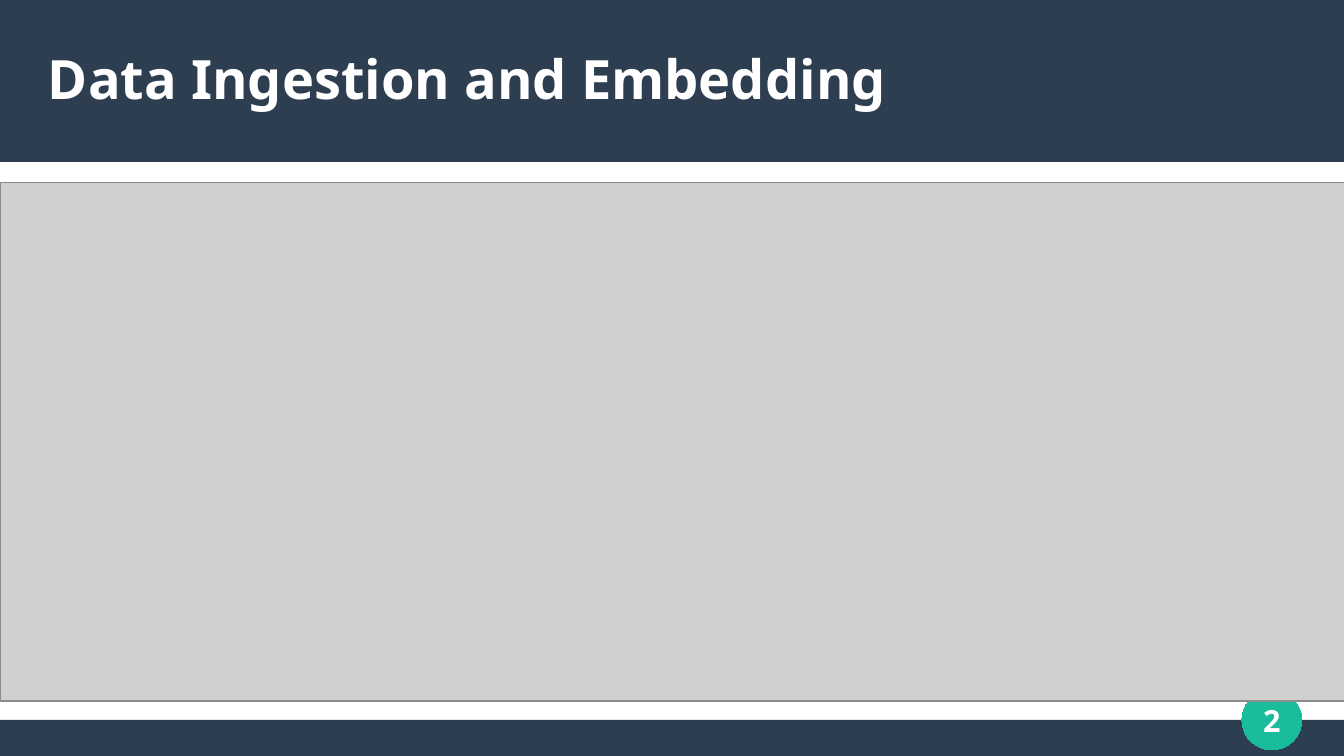
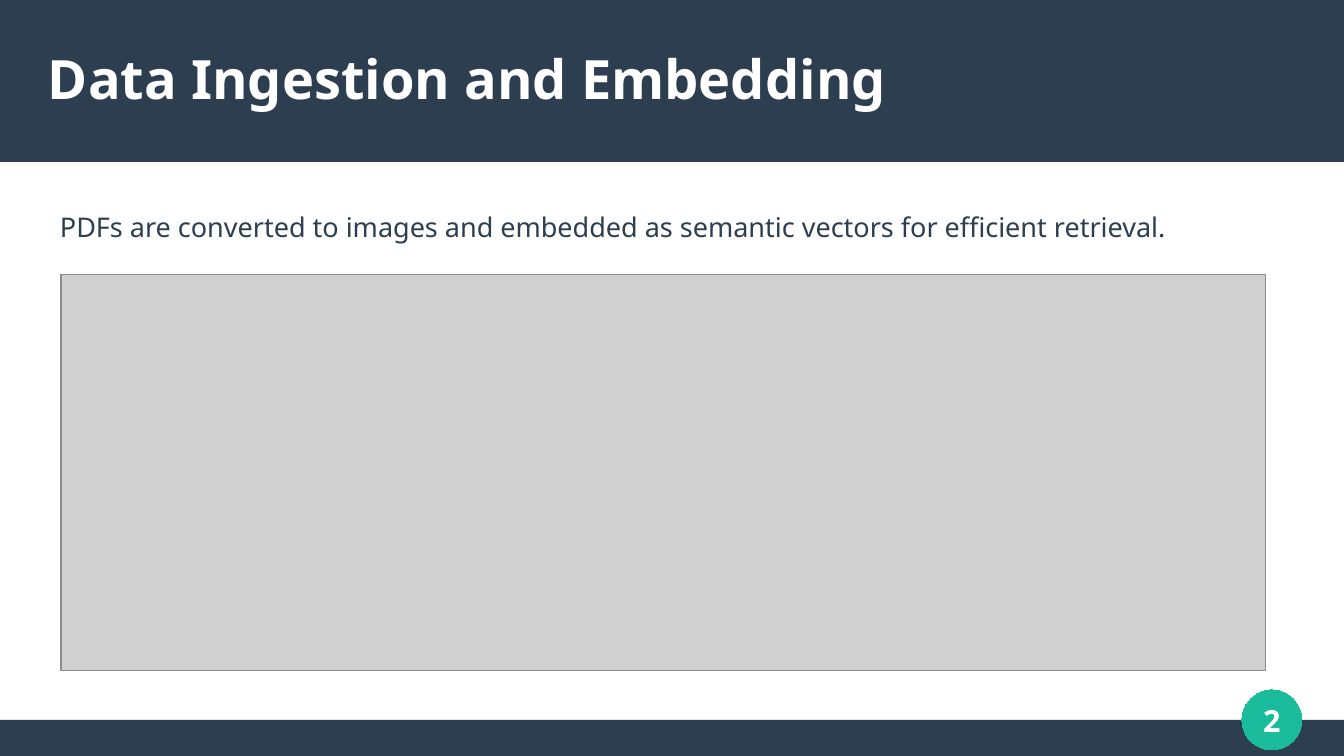
Before and after one commit to raalrwai/Multi-Agent-RAG-Utility-App, a slide deck: slide 2 of RAG_Slides.odp. Drawn at 1344x756 pixels with LibreOffice and Linux fonts; fonts in the diff are those of the drawing; grey boxes stand for pictures. Boxes give left, top, right and bottom in pixels: in the first picture for what was removed or moved away, otherwise in the second. Text is boxed around its words. In the diff, an @@ line names an element or a change of style, - is before the commit and + after.

```diff
--- a/RAG_Slides.odp
+++ b/RAG_Slides.odp
@@ text added at bbox=[60, 216, 1166, 244], 16 pt, text #2C3E50 @@
+PDFs are converted to images and embedded as semantic vectors for efficient retrieval.
@@ picture: place and size @@
-picture at bbox=[1, 183, 1344, 701]
+picture at bbox=[61, 274, 1266, 671]
```
Also in this commit, not shown: 2 other slides changed, 1 slide added.
